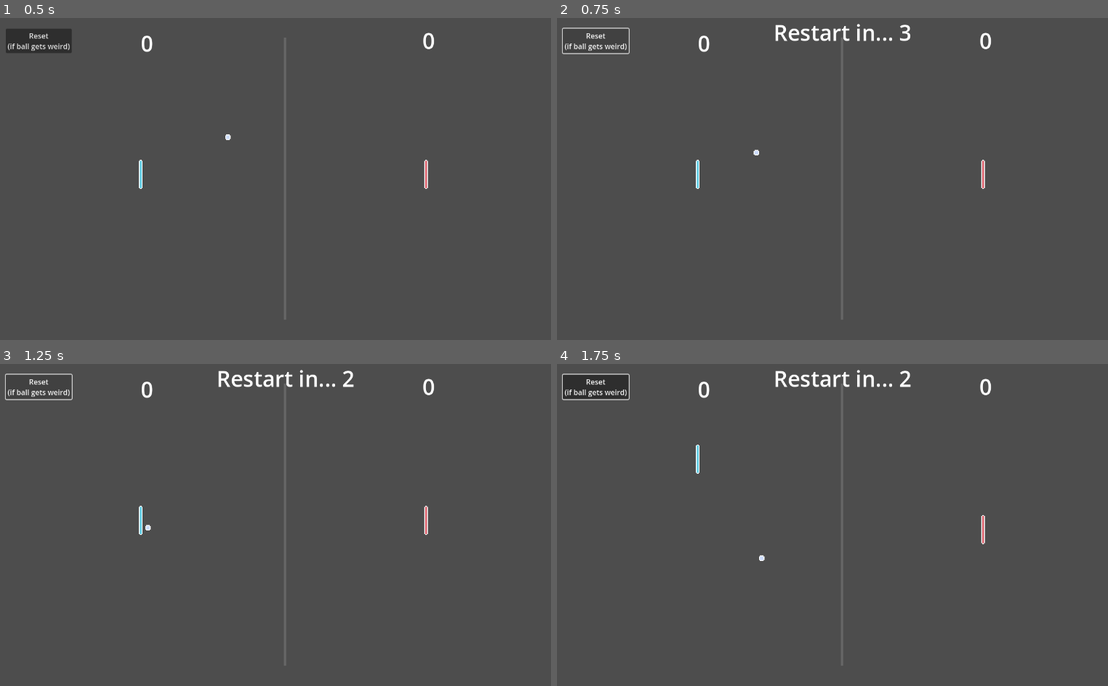
Above: before the commit, frames 1-4 (two rows, left to right).
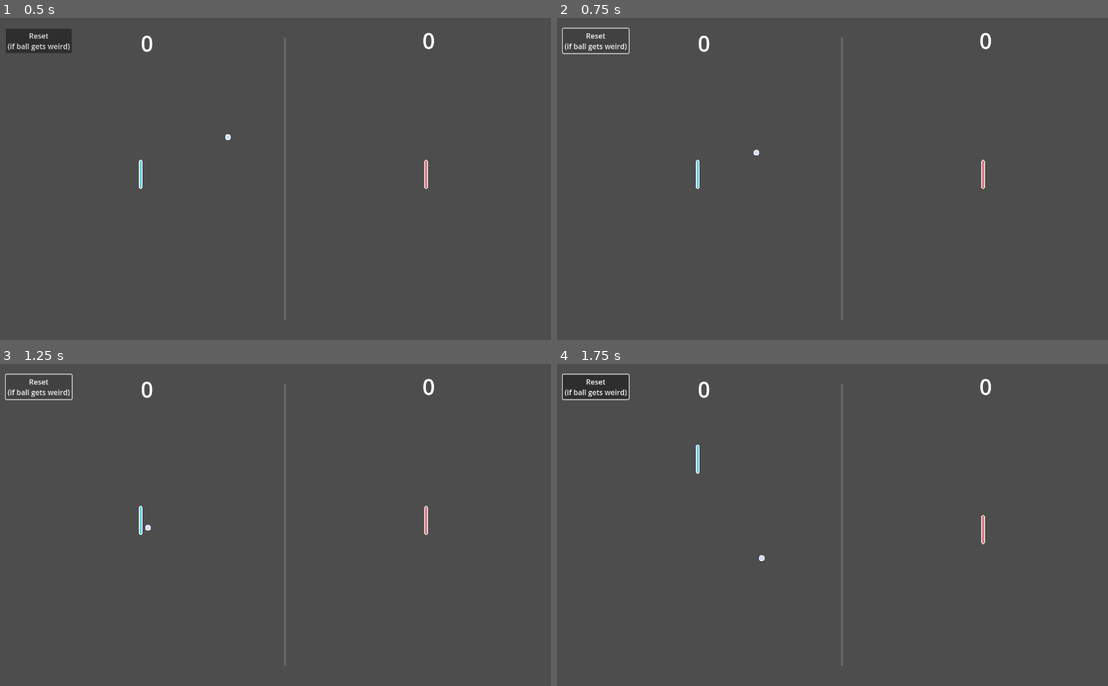
Above: after the commit, the same moments.

Repository: jordonbigelow/Pixel-Art-Pong
Game: Godot game, scene res://scenes/game_scene.tscn
Same seed, same stepped clock (60 frames per second), same inputs: the game is played once before the commit and once after it.
Inputs (mouse positions are in pixels of both pictures, inside the frame that each line leads up to):
- Up to frame 1 (0.5 s): no input
- Up to frame 2 (0.75 s): click "Reset (if ball gets weird)" at 0.5 s
- Up to frame 3 (1.25 s): no input
- Up to frame 4 (1.75 s): move the mouse to (970, 508) at 1.27 s; hold W (p1_move_up) from 1.28 s (still down); tap K (p2_move_down) at 1.35 s; click (970, 508) at 1.42 s

Frame 1 is identical in both runs. In frame 2, 0.5% of the frame differs, in the area x 39-65%, y 1-8%; in frame 3, 0.5%; in frame 4, 0.5%.
Error after the commit: Invalid call. Nonexistent function 'reset_timer' in base 'Timer (reset_timer.gd)'. (res://scripts/game_scene.gd:22)

Commit message:
moved reset_timer() function to the reset_timer scene where it belongs

Diff:
--- a/scripts/game_scene.gd
+++ b/scripts/game_scene.gd
@@ -19,21 +19,16 @@
 
 
 func _on_reset_button_pressed() -> void:
-	reset_timer()
+	$ResetTimer.reset_timer()
 
 
 func _on_player_one_back_wall_body_entered(body: Node2D) -> void:
 	Globals.player_2_score += 1
 	body.queue_free()
-	reset_timer()
+	$ResetTimer.reset_timer()
 
 
 func _on_player_two_back_wall_body_entered(body: Node2D) -> void:
 	Globals.player_1_score +=1
 	body.queue_free()
-	reset_timer()
-
-
-func reset_timer() -> void:
-	$ResetTimer.start(3.0)
-	$ResetTimer.started.emit()
+	$ResetTimer.reset_timer()
